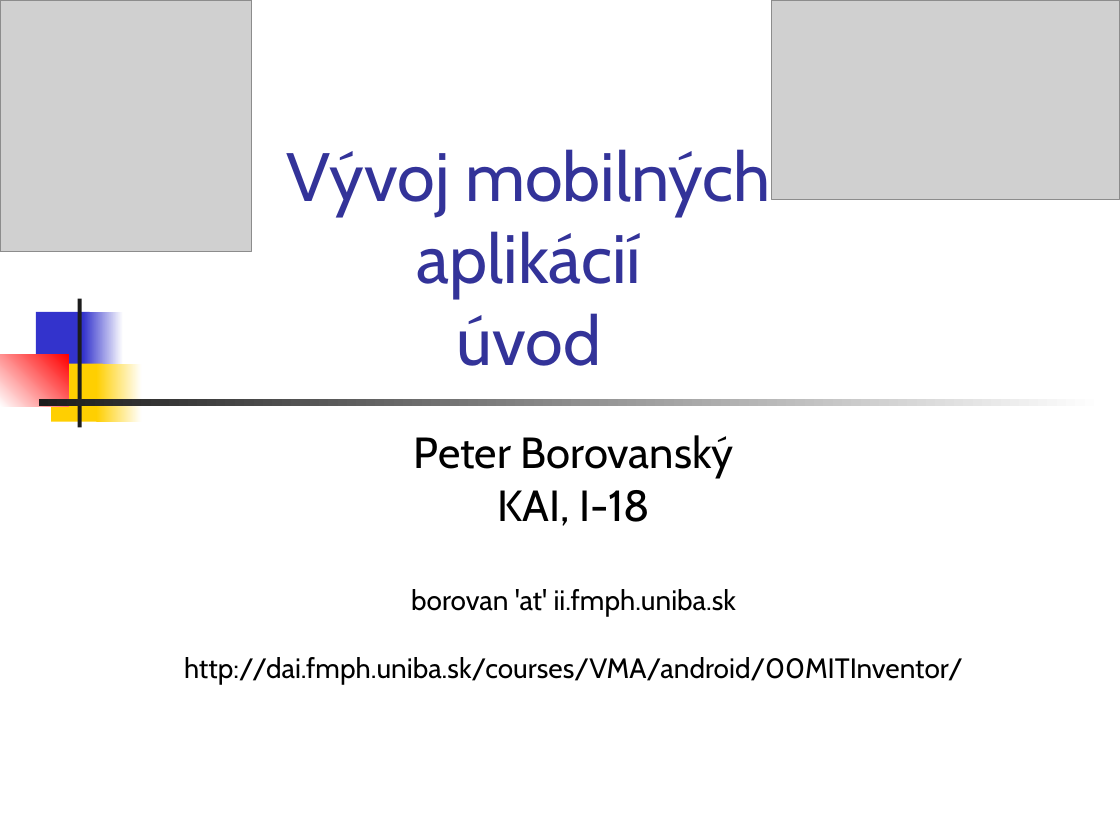
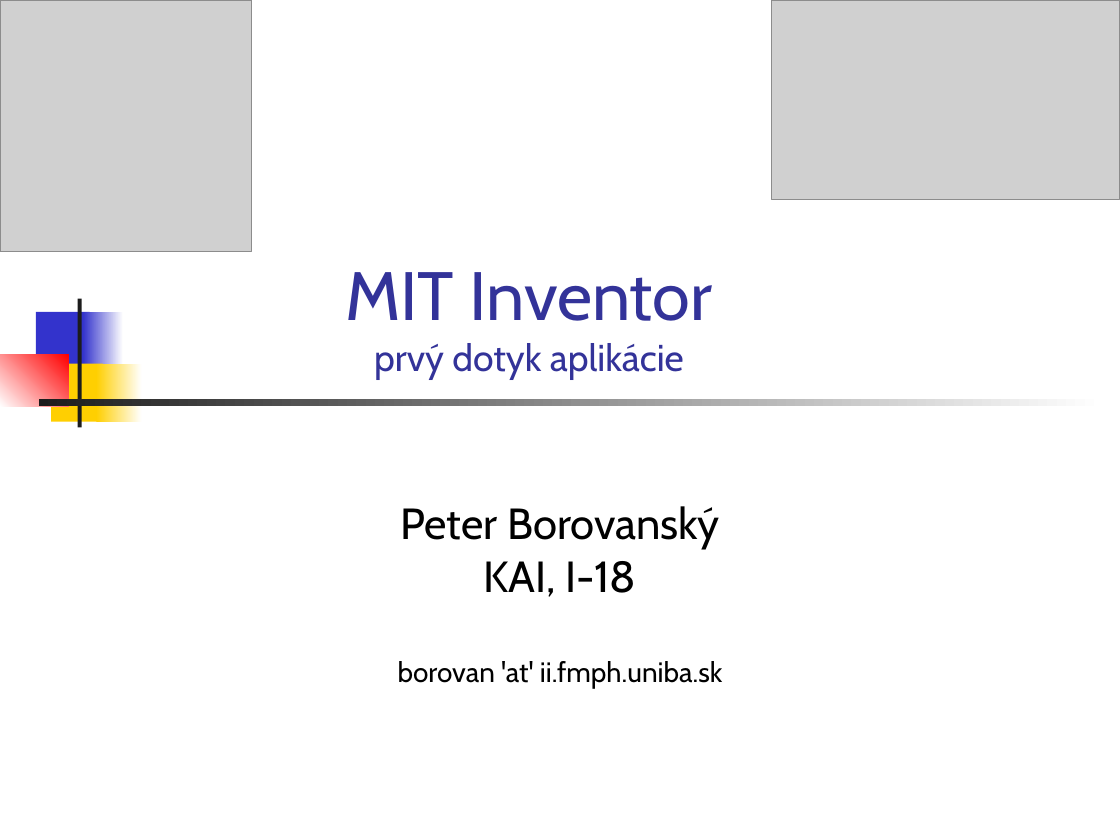
Before and after one commit to vmandro/Prednasky, a slide deck: slide 1 of 01/01_MIT.ppt. Drawn at 1120x840 pixels with LibreOffice and Linux fonts; fonts in the diff are those of the drawing; grey boxes stand for pictures. Boxes give left, top, right and bottom in pixels: in the first picture for what was removed or moved away, otherwise in the second. Text is boxed around its words. In the diff, an @@ line names an element or a change of style, - is before the commit and + after.

```diff
--- a/01/01_MIT.ppt
+++ b/01/01_MIT.ppt
@@ title at (345,272,713,380): text changed; size 44 to 24 pt @@
-Vývoj mobilných aplikácií
-úvod
+MIT Inventor
+prvý dotyk aplikácie
@@ subtitle "Peter Borovanský": place and size @@
-subtitle "Peter Borovanský" at (184,435,963,685)
+subtitle "Peter Borovanský" at (398,506,722,688)
@@ subtitle at (184,657,963,685): paragraph removed @@
-http://dai.fmph.uniba.sk/courses/VMA/android/00MITInventor/
```
Also in this commit, not shown: 30 slides added, 15 slides removed, 3 other files.
